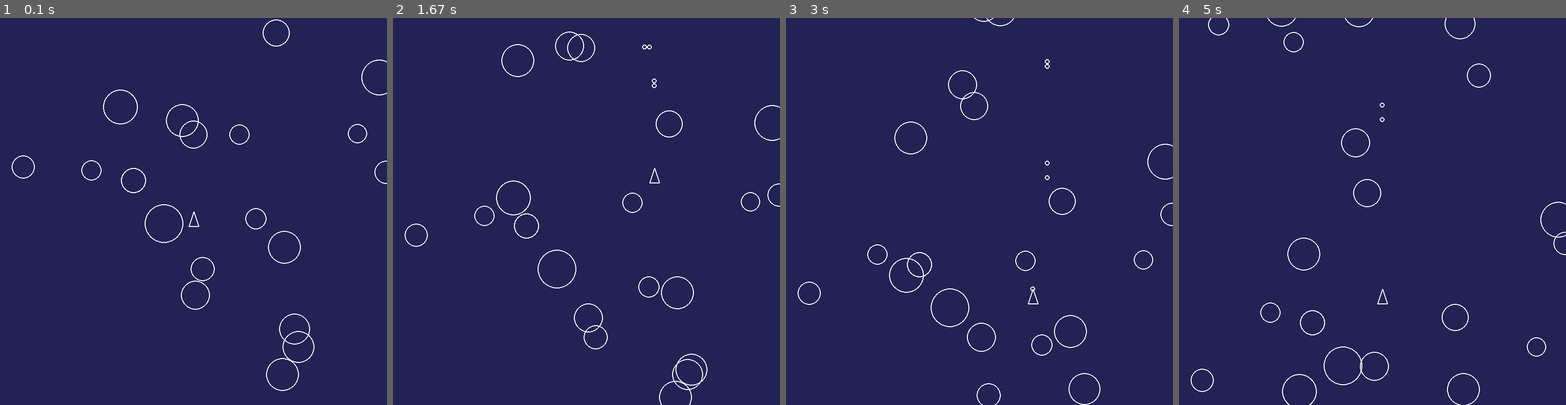
Above: before the commit, frames 1-4 (left to right).
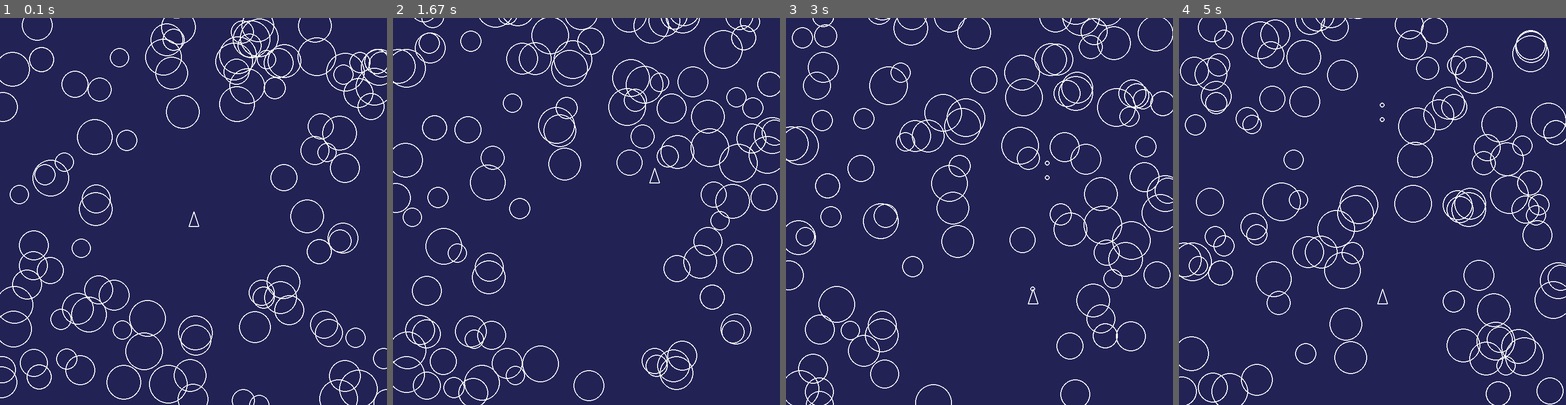
Above: after the commit, the same moments.

Repository: blimly/Pygame_Asteroids
Game: pygame game, started from asteroids2.py
Two runs of this game, one before a commit and one after it. Both use one fixed random seed, a clock stepped at 60 frames per second and the inputs below.
Inputs:
- Up to frame 1 (0.1 s): no input
- Up to frame 2 (1.67 s): tap Space at 0.33, 0.73, 1.03, 1.23 s; hold D 0.67-1.13 s; hold W 1.17-1.47 s
- Up to frame 3 (3 s): hold S 2-2.53 s; tap Space at 2.07, 2.37, 2.63, 2.97 s; hold S 2.57-2.87 s; hold A from 2.9 s (still down)
- Up to frame 4 (5 s): tap Space at 3.27, 3.4, 4.47 s; release A at 3.3 s; hold W 3.33-3.7 s; hold S 4.4-4.77 s

The runs differ from the first frame. In frame 1, 5.7% of the frame differs, in the area x 0-100%, y 0-100%; in frame 2, 5.6%; in frame 3, 5.4%; in frame 4, 5.7%.

Commit message:
Asteroid spawn radius

Diff:
--- a/asteroids2.py
+++ b/asteroids2.py
@@ -28,18 +28,24 @@
         self.speed = speed
         self.size = size
 
-
-ship = Ship(cx, cy)
-asteroids = []
-for _ in range(20):
-    asteroids += [Asteroid(randint(0, 800), randint(0, 800), randint(1, 4), randint(20, 40))]
-
-bullets = []
-
 def dist(ax, ay, bx, by):
     a = ax - bx
     b = ay - by
     return sqrt( a*a + b*b )
+
+
+ship = Ship(cx, cy)
+asteroids = []
+for _ in range(100):
+    rand_x = randint(0, 800)
+    rand_y = randint(0, 800)
+    while dist(rand_x, rand_y, ship.x, ship.y) < 200: # asteroids should not spawn in a 200px radius
+        rand_x = randint(0, 800)
+        rand_y = randint(0, 800)
+    asteroids += [Asteroid(rand_x, rand_y, randint(1, 4), randint(20, 40))]
+
+bullets = []
+
 
 while run:
     pygame.event.get()
